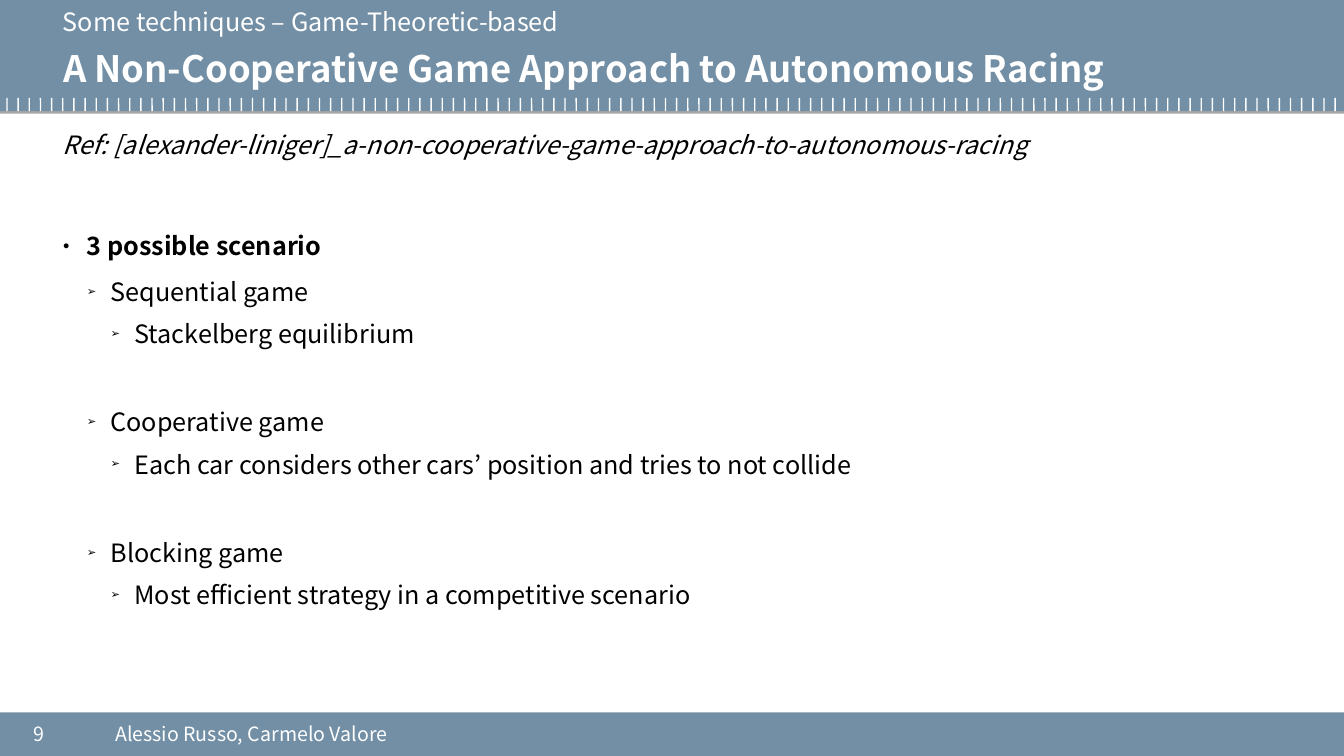
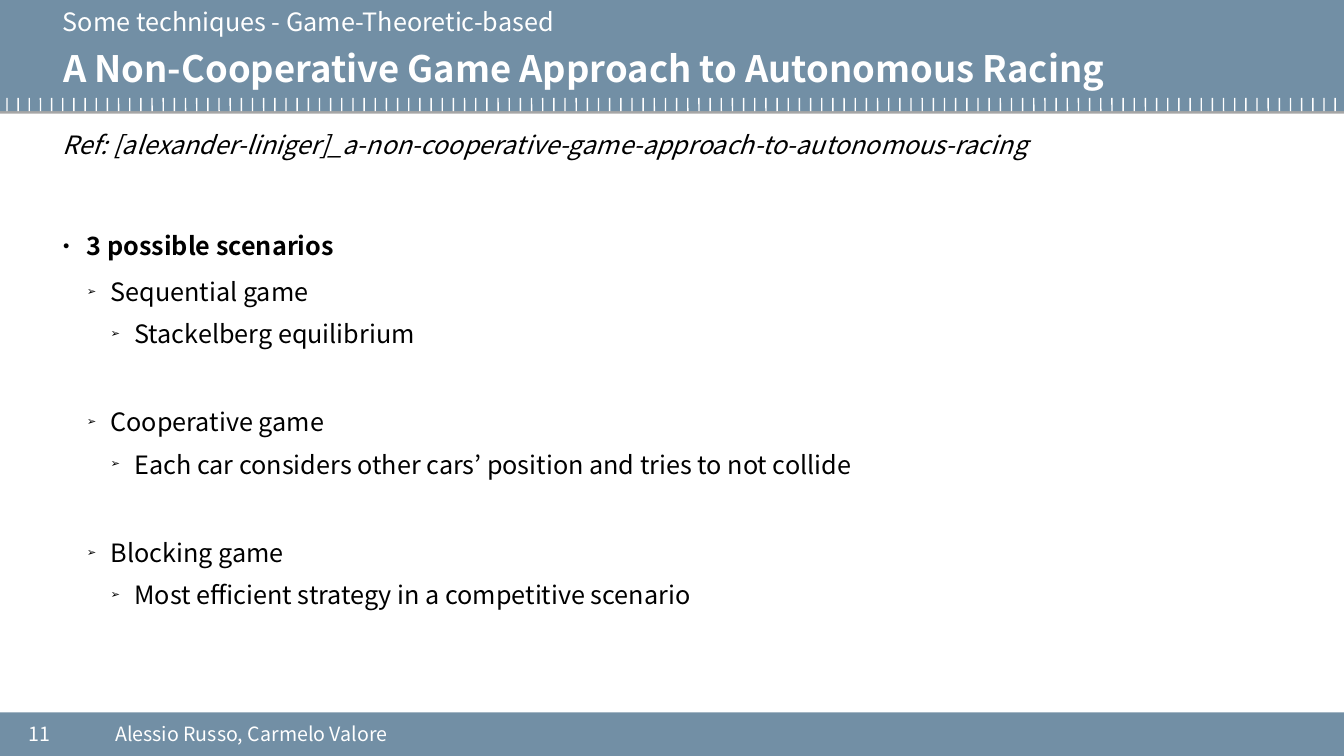
Before and after one commit to cvalore/mida2-project, a slide deck: slide 11 of presentazione_06-05-2020.odp (slide 9 before the commit). Drawn at 1344x756 pixels with LibreOffice and Linux fonts; fonts in the diff are those of the drawing; background and template pictures are left out. Boxes give left, top, right and bottom in pixels: in the first picture for what was removed or moved away, otherwise in the second. Text is boxed around its words. In the diff, an @@ line names an element or a change of style, - is before the commit and + after.

```diff
--- a/presentazione_06-05-2020.odp
+++ b/presentazione_06-05-2020.odp
@@ text at [63,11,553,37]: text changed @@
-Some techniques – Game-Theoretic-based
+Some techniques - Game-Theoretic-based
@@ text at [87,234,333,261]: text changed @@
-● 3 possible scenario
+● 3 possible scenarios
@@ page number at [29,726,51,741]: text changed @@
-9
+11
```
Also in this commit, not shown: 8 other slides changed, 5 slides added, 1 slide removed.
